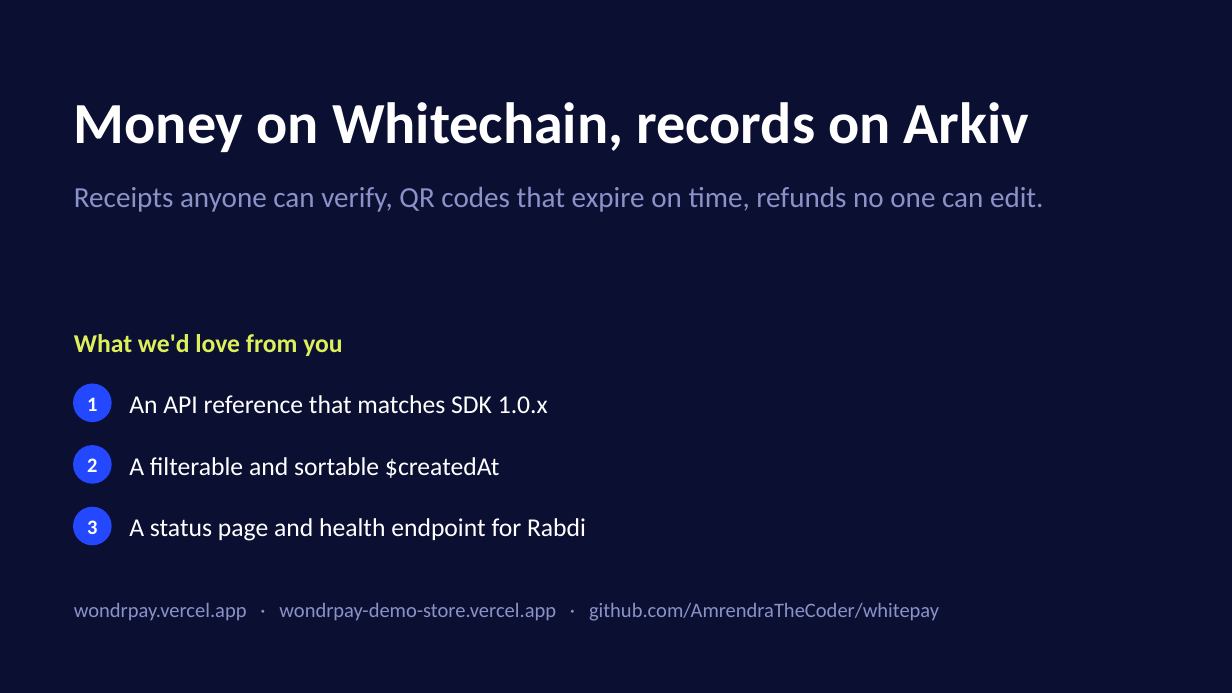
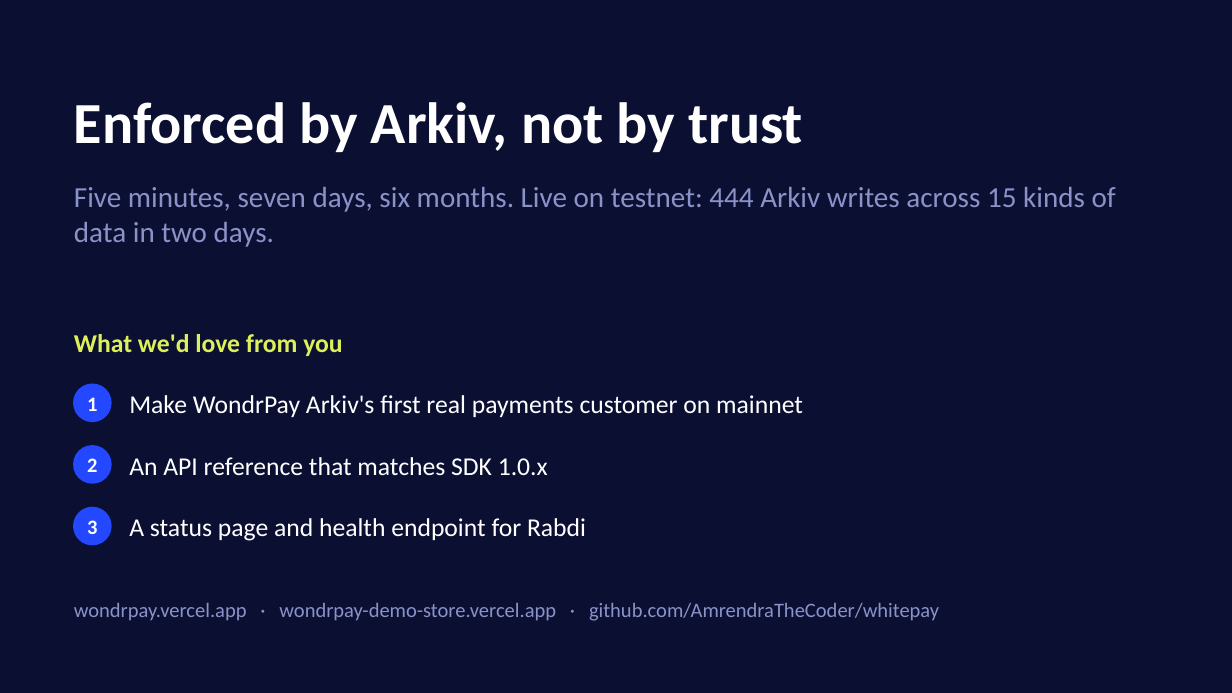
Before and after one commit to AmrendraTheCoder/whitepay, a slide deck: slide 13 of docs/pitch/decks/WondrPay-Arkiv.pptx. Drawn at 1232x693 pixels with LibreOffice and Linux fonts; fonts in the diff are those of the drawing. Boxes give left, top, right and bottom in pixels: in the first picture for what was removed or moved away, otherwise in the second. Text is boxed around its words. In the diff, an @@ line names an element or a change of style, - is before the commit and + after.

```diff
--- a/docs/pitch/decks/WondrPay-Arkiv.pptx
+++ b/docs/pitch/decks/WondrPay-Arkiv.pptx
@@ title at (74, 102, 803, 152): text changed @@
-Money on Whitechain, records on Arkiv
+Enforced by Arkiv, not by trust
@@ text at (74, 187, 1116, 247): text changed @@
-Receipts anyone can verify, QR codes that expire on time, refunds no one can edit.
+Five minutes, seven days, six months. Live on testnet: 444 Arkiv writes across 15 kinds of data in two days.
@@ text added at (129, 395, 803, 417), 15 pt, text #FFFFFF @@
+Make WondrPay Arkiv's first real payments customer on mainnet
@@ text "An API reference that matches ...": place and size @@
-text "An API reference that matches ..." at (129, 395, 548, 413)
+text "An API reference that matches ..." at (129, 457, 548, 475)
@@ text removed at (129, 457, 500, 478) @@
-A filterable and sortable $createdAt
```
Also in this commit, not shown: 1 other slide changed, 1 slide added, 1 slide removed, 5 other files.
